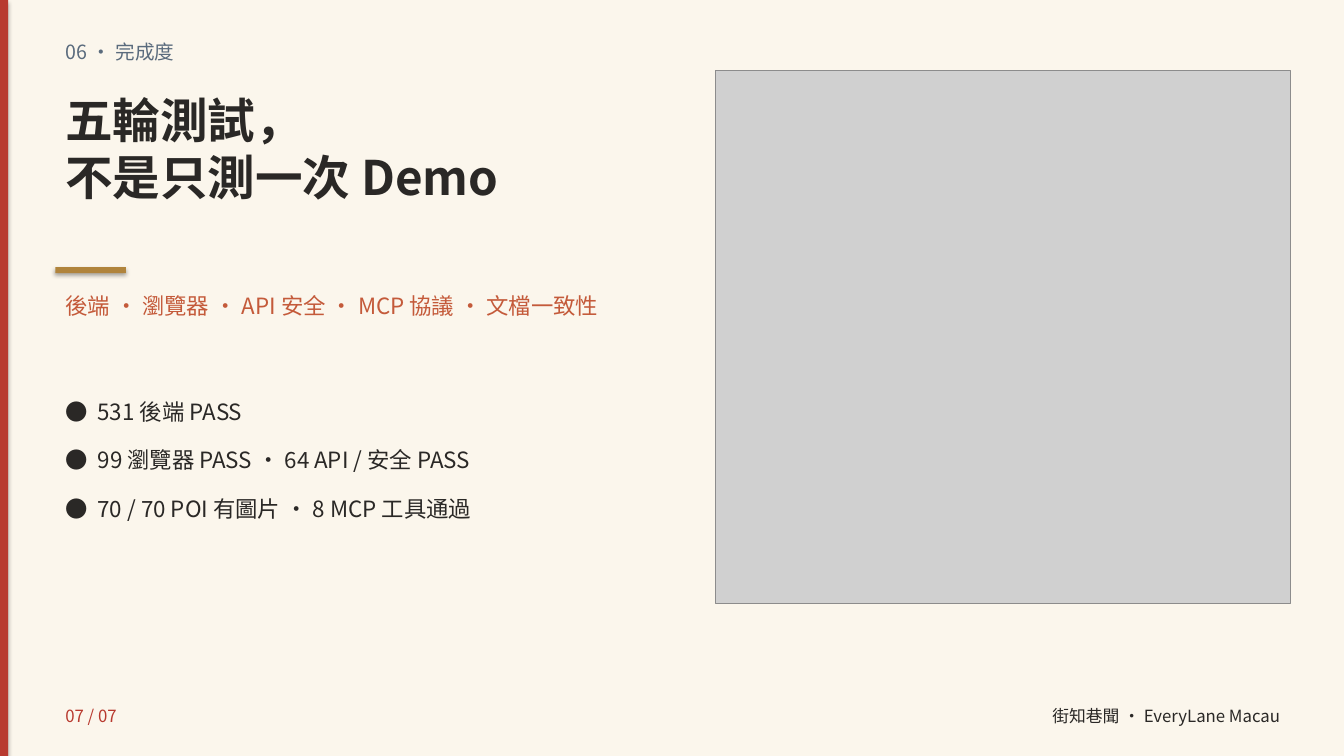
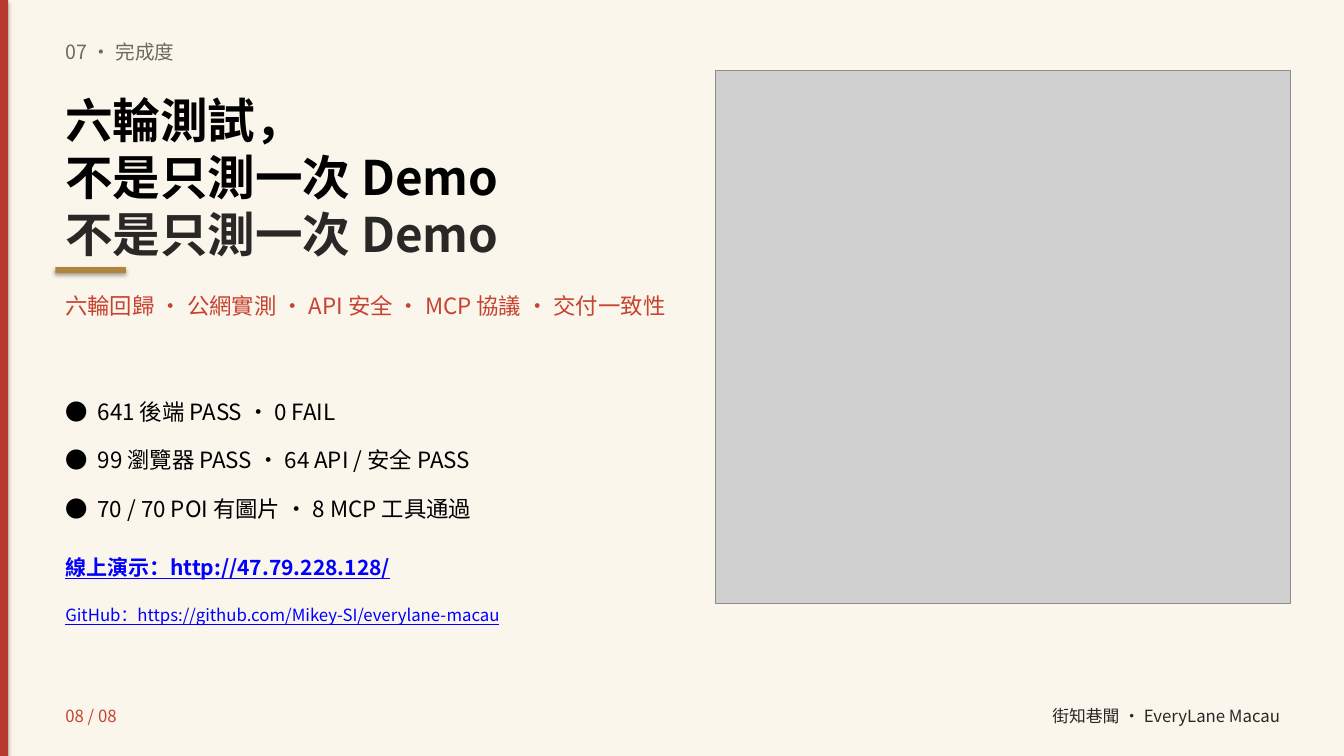
Before and after one commit to Mikey-SI/everylane-macau, a slide deck: slide 8 of docs/團隊介紹視頻_3分鐘_可編輯.pptx (slide 7 before the commit). Drawn at 1344x756 pixels with LibreOffice and Linux fonts; fonts in the diff are those of the drawing; grey boxes stand for pictures. Boxes give left, top, right and bottom in pixels: in the first picture for what was removed or moved away, otherwise in the second. Text is boxed around its words. In the diff, an @@ line names an element or a change of style, - is before the commit and + after.

```diff
--- a/docs/團隊介紹視頻_3分鐘_可編輯.pptx
+++ b/docs/團隊介紹視頻_3分鐘_可編輯.pptx
@@ text at [65,42,175,61]: text changed; text colour #5A6B7D to #706860 @@
-06 · 完成度
+07 · 完成度
@@ text at [65,97,498,200]: text changed; text colour #2A2826 to #000000 @@
-五輪測試，
+六輪測試，
+不是只測一次 Demo
@@ text at [65,295,666,316]: text changed; text colour #C45A3A to #C64331 @@
-後端 · 瀏覽器 · API 安全 · MCP 協議 · 文檔一致性
+六輪回歸 · 公網實測 · API 安全 · MCP 協議 · 交付一致性
@@ text at [98,401,336,422]: text changed; text colour #2A2826 to #000000 @@
-● 531 後端 PASS
+● 641 後端 PASS · 0 FAIL
@@ text "● 99 瀏覽器 PASS · ..." at [98,449,470,470]: text colour #2A2826 to #000000 @@
@@ text "● 70 / 70 POI ..." at [98,498,471,519]: text colour #2A2826 to #000000 @@
@@ text added at [65,557,390,580], 15 pt, text #0000FF, bold, underline @@
+線上演示：http://47.79.228.128/
@@ text added at [65,607,499,626], 12 pt, text #0000FF, underline @@
+GitHub：https://github.com/Mikey-SI/everylane-macau
@@ text at [65,709,117,722]: text changed; text colour #B83A2F to #C64331 @@
-07 / 07
+08 / 08
```
Also in this commit, not shown: 6 other slides changed, 1 slide added, 41 other files.
